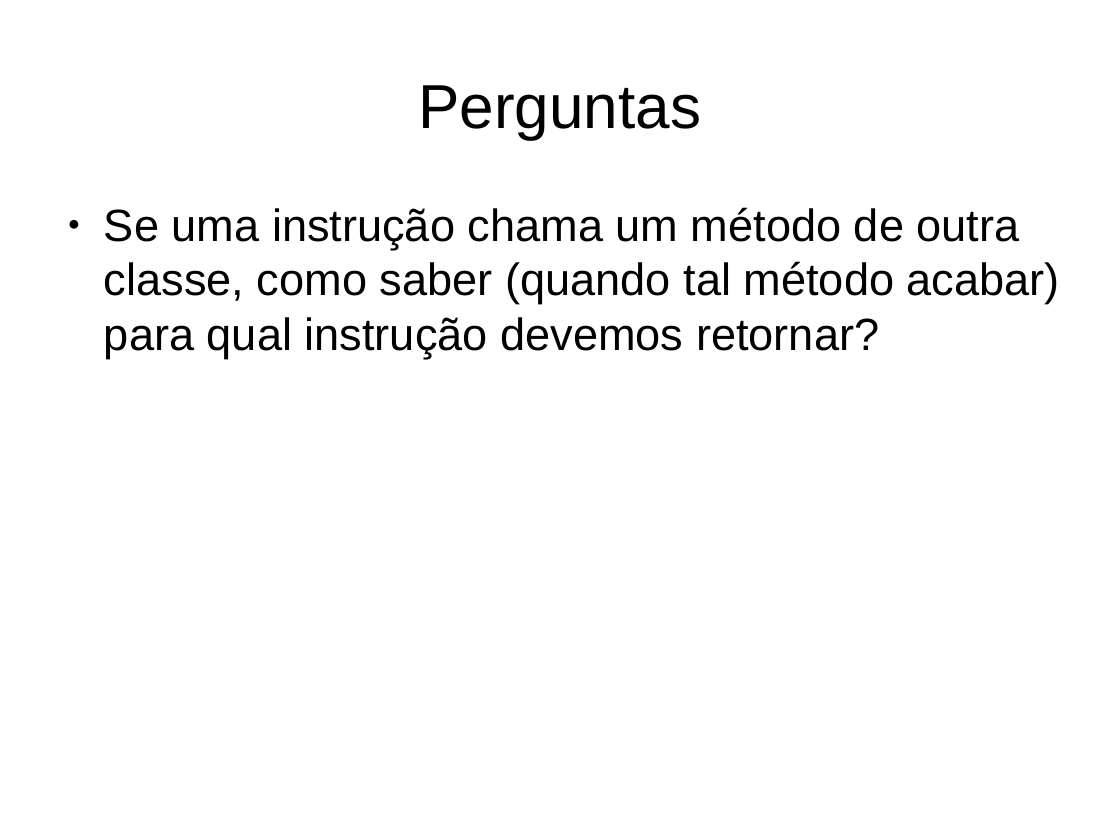
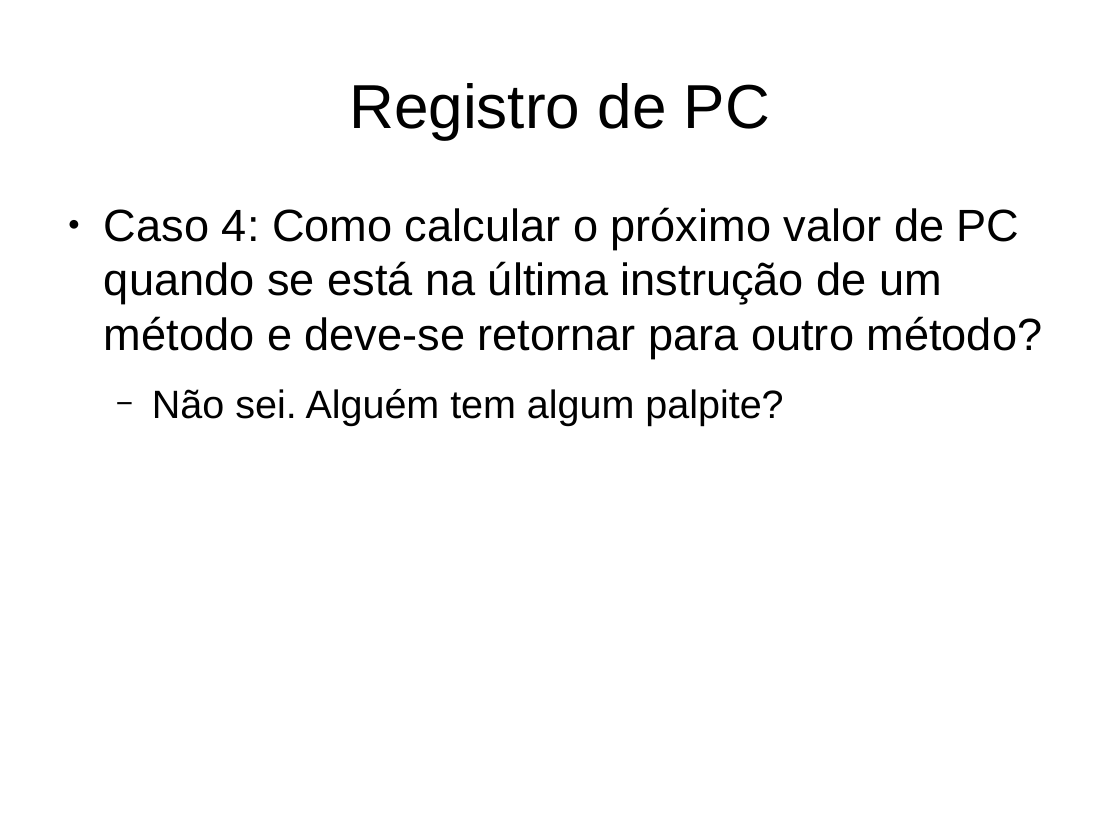
Before and after one commit to gabrielmm1234/jvm-sb, a slide deck: slide 11 of projetoLogico/apresentacao.odp (slide 9 before the commit). Drawn at 1120x840 pixels with LibreOffice and Linux fonts; fonts in the diff are those of the drawing. Boxes give left, top, right and bottom in pixels: in the first picture for what was removed or moved away, otherwise in the second. Text is boxed around its words. In the diff, an @@ line names an element or a change of style, - is before the commit and + after.

```diff
--- a/projetoLogico/apresentacao.odp
+++ b/projetoLogico/apresentacao.odp
@@ title at (349, 83, 770, 139): text changed @@
-Perguntas
+Registro de PC
@@ text at (104, 207, 1043, 426): text changed @@
-● Se uma instrução chama um método de outra classe, como saber (quando tal método acabar) para qual instrução devemos retornar?
+● Caso 4: Como calcular o próximo valor de PC quando se está na última instrução de um método e deve-se retornar para outro método?
+  − Não sei. Alguém tem algum palpite?
```
Also in this commit, not shown: 3 other slides changed, 10 slides added, 2 other files.
